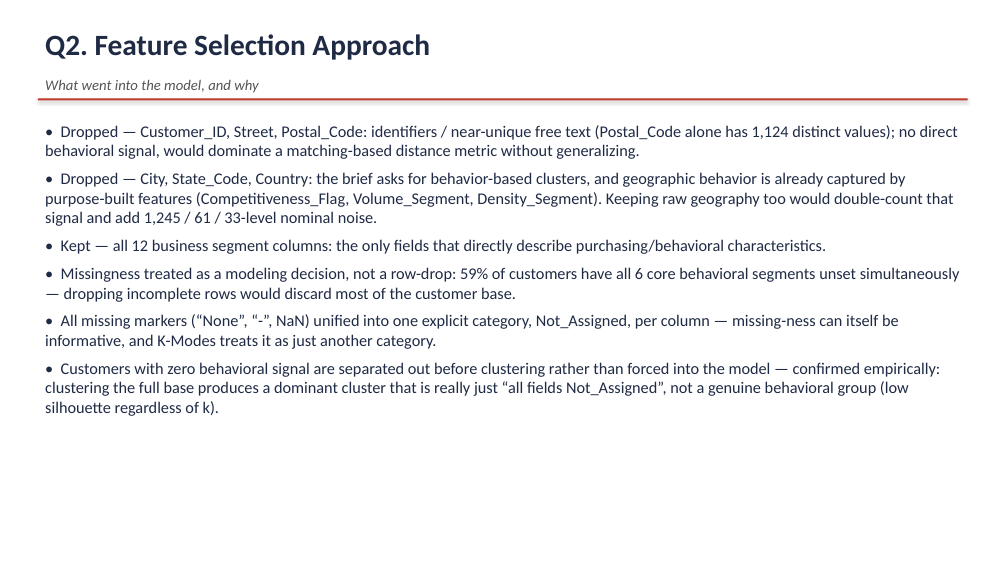
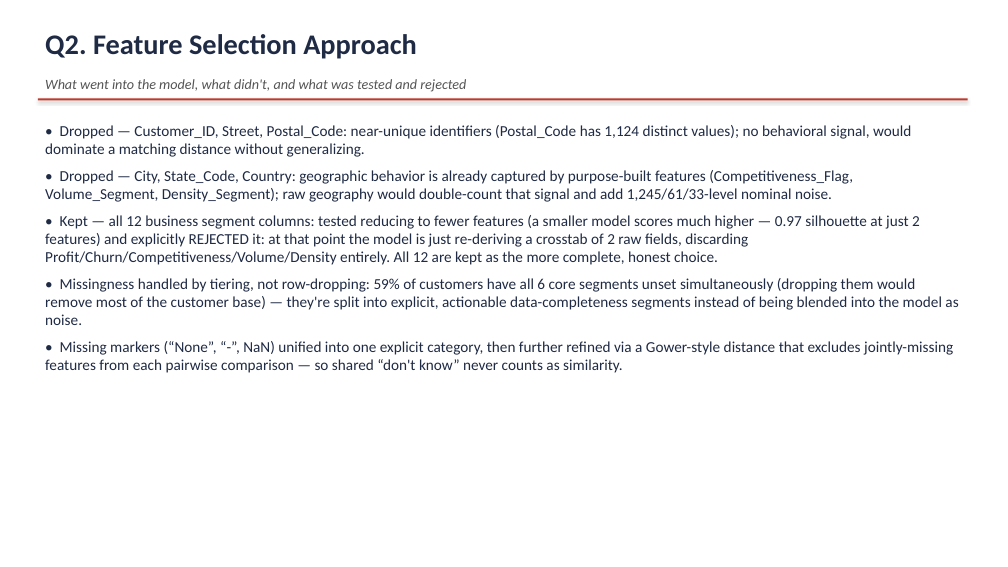
Before and after one commit to chirayum64/assignment, a slide deck: slide 7 of Venture_Creed_Case_Study_Answers.pptx (slide 5 before the commit). Drawn at 1008x567 pixels with LibreOffice and Linux fonts; fonts in the diff are those of the drawing. Boxes give left, top, right and bottom in pixels: in the first picture for what was removed or moved away, otherwise in the second. Text is boxed around its words. In the diff, an @@ line names an element or a change of style, - is before the commit and + after.

```diff
--- a/Venture_Creed_Case_Study_Answers.pptx
+++ b/Venture_Creed_Case_Study_Answers.pptx
@@ text "Q2. Feature Selection Approach" at bbox=[45, 34, 417, 59]: size 28 to 27 pt @@
@@ text at bbox=[45, 79, 466, 92]: text changed; size 14 to 13.5 pt @@
-What went into the model, and why
+What went into the model, what didn't, and what was tested and rejected
@@ text at bbox=[45, 125, 958, 373]: text changed; size 15.5 to 14.5 pt @@
-• Dropped — Customer_ID, Street, Postal_Code: identifiers / near-unique free text (Postal_Code alone has 1,124 distinct values); no direct behavioral signal, would dominate a matching-based distance metric without generalizing.
-• Dropped — City, State_Code, Country: the brief asks for behavior-based clusters, and geographic behavior is already captured by purpose-built features (Competitiveness_Flag, Volume_Segment, Density_Segment). Keeping raw geography too would double-count that signal and add 1,245 / 61 / 33-level nominal noise.
-• Kept — all 12 business segment columns: the only fields that directly describe purchasing/behavioral characteristics.
-• Missingness treated as a modeling decision, not a row-drop: 59% of customers have all 6 core behavioral segments unset simultaneously — dropping incomplete rows would discard most of the customer base.
-• All missing markers (“None”, “-”, NaN) unified into one explicit category, Not_Assigned, per column — missing-ness can itself be informative, and K-Modes treats it as just another category.
-• Customers with zero behavioral signal are separated out before clustering rather than forced into the model — confirmed empirically: clustering the full base produces a dominant cluster that is really just “all fields Not_Assigned”, not a genuine behavioral group (low silhouette regardless of k).
+• Dropped — Customer_ID, Street, Postal_Code: near-unique identifiers (Postal_Code has 1,124 distinct values); no behavioral signal, would dominate a matching distance without generalizing.
+• Dropped — City, State_Code, Country: geographic behavior is already captured by purpose-built features (Competitiveness_Flag, Volume_Segment, Density_Segment); raw geography would double-count that signal and add 1,245/61/33-level nominal noise.
+• Kept — all 12 business segment columns: tested reducing to fewer features (a smaller model scores much higher — 0.97 silhouette at just 2 features) and explicitly REJECTED it: at that point the model is just re-deriving a crosstab of 2 raw fields, discarding Profit/Churn/Competitiveness/Volume/Density entirely. All 12 are kept as the more complete, honest choice.
+• Missingness handled by tiering, not row-dropping: 59% of customers have all 6 core segments unset simultaneously (dropping them would remove most of the customer base) — they're split into explicit, actionable data-completeness segments instead of being blended into the model as noise.
+• Missing markers (“None”, “-”, NaN) unified into one explicit category, then further refined via a Gower-style distance that excludes jointly-missing features from each pairwise comparison — so shared “don't know” never counts as similarity.
```
Also in this commit, not shown: 6 other slides changed, 5 slides added, 3 slides removed, 4 other files.
